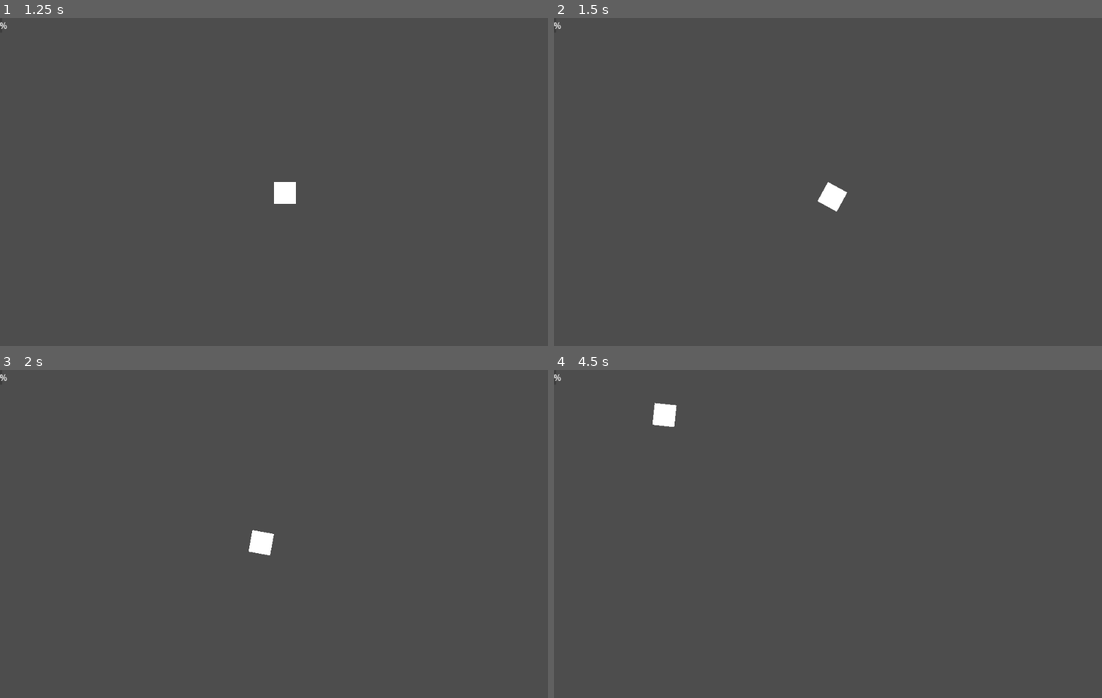
Above: before the commit, frames 1-4 (two rows, left to right).
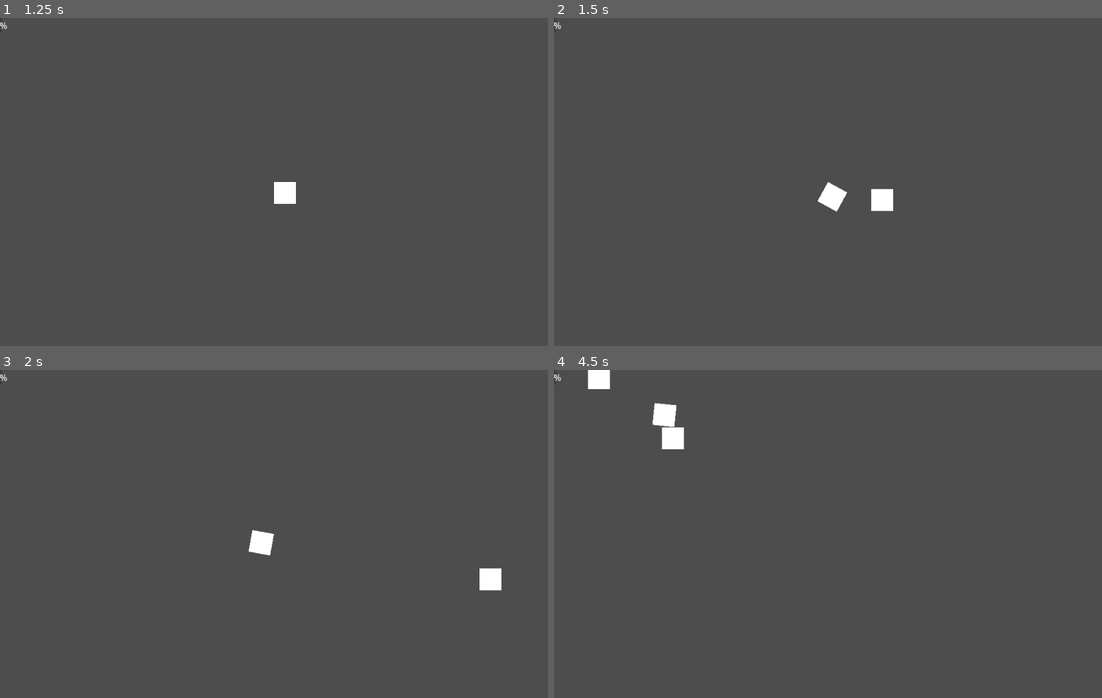
Above: after the commit, the same moments.

Repository: pozbliz/godot_asteroids
Game: Godot game, scene res://main/main.tscn
The game is run twice, just before and just after one commit, with the same random seed, the same clock (stepped at 60 frames per second) and the same inputs.
Inputs (mouse positions are in pixels of both pictures, inside the frame that each line leads up to):
- Up to frame 1 (1.25 s): click "Start Game" at 0.5 s
- Up to frame 2 (1.5 s): tap Enter at 1.25 s; move the mouse to (948, 165) at 1.27 s; hold Right (turn_right) from 1.28 s (still down); tap Space (shoot, bound only after the commit) at 1.35 s; click (948, 165) at 1.42 s
- Up to frame 3 (2 s): keep holding Right (turn_right)
- Up to frame 4 (4.5 s): move the mouse to (718, 550) at 2.02 s; release Right (turn_right) at 2.03 s; hold Down (ui_down) 2.03-2.78 s; tap Space (shoot, bound only after the commit) every 0.75 s from 2.1 to 4.35 s; move the mouse to (882, 461) at 2.77 s; hold Right (turn_right) 2.78-3.53 s; move the mouse to (800, 599) at 3.52 s; hold Up (move_forward) 3.53-4.28 s; click (800, 599) at 3.67 s; move the mouse to (992, 583) at 4.27 s; hold Left (turn_left) from 4.28 s (still down)

Frame 1 is identical in both runs. In frame 2, 0.3% of the frame differs, in the area x 57-62%, y 52-59%; in frame 3, 0.3%; in frame 4, 0.5%, in the area x 6-24%, y 0-25%.

Commit message:
feat: add projectile shooting

Diff:
--- a/player/player.gd
+++ b/player/player.gd
@@ -1,5 +1,7 @@
 extends CharacterBody2D
 
+
+@export var projectile_scene: PackedScene
 
 const ACCELERATION: float = 1.5
 const MAX_SPEED: float = 800.0
@@ -27,3 +29,11 @@
 
 func _unhandled_input(event: InputEvent) -> void:
 	turn_direction = Input.get_axis("turn_left", "turn_right")
+	if Input.is_action_just_pressed("shoot"):
+		shoot()
+
+func shoot():
+	var shot = projectile_scene.instantiate()
+	owner.add_child(shot)
+	shot.global_position = global_position
+	shot.direction = transform.x.normalized()
--- a/player/player.tscn
+++ b/player/player.tscn
@@ -1,9 +1,11 @@
-[gd_scene load_steps=2 format=3 uid="uid://c2os765h43jfg"]
+[gd_scene load_steps=3 format=3 uid="uid://c2os765h43jfg"]
 
 [ext_resource type="Script" uid="uid://cm3ttl5yw8tqv" path="res://player/player.gd" id="1_oul6g"]
+[ext_resource type="PackedScene" uid="uid://cwpgdrgkt7coe" path="res://player/projectile.tscn" id="2_rkbax"]
 
 [node name="Player" type="CharacterBody2D"]
 script = ExtResource("1_oul6g")
+projectile_scene = ExtResource("2_rkbax")
 
 [node name="Sprite2D" type="Sprite2D" parent="."]
 
--- /dev/null
+++ b/player/projectile.gd
@@ -0,0 +1,24 @@
+extends Area2D
+
+
+const PROJECTILE_SPEED: float = 600.0
+
+var direction: Vector2 = Vector2.ZERO
+
+
+signal projectile_hit
+
+
+func _ready() -> void:
+	$VisibleOnScreenNotifier2D.screen_exited.connect(_on_screen_exited)
+
+func _process(delta: float) -> void:
+	var velocity = direction * PROJECTILE_SPEED
+	position += velocity * delta
+
+func _on_area_entered():
+	queue_free()
+	projectile_hit.emit()
+
+func _on_screen_exited():
+	queue_free()
--- /dev/null
+++ b/player/projectile.tscn
@@ -0,0 +1,17 @@
+[gd_scene load_steps=3 format=3 uid="uid://cwpgdrgkt7coe"]
+
+[ext_resource type="Script" uid="uid://ck1fql35u6qlo" path="res://player/projectile.gd" id="1_d1ygb"]
+
+[sub_resource type="RectangleShape2D" id="RectangleShape2D_islhu"]
+
+[node name="Projectile" type="Area2D"]
+script = ExtResource("1_d1ygb")
+
+[node name="ColorRect" type="ColorRect" parent="."]
+offset_right = 40.0
+offset_bottom = 40.0
+
+[node name="CollisionShape2D" type="CollisionShape2D" parent="."]
+shape = SubResource("RectangleShape2D_islhu")
+
+[node name="VisibleOnScreenNotifier2D" type="VisibleOnScreenNotifier2D" parent="."]
--- a/project.godot
+++ b/project.godot
@@ -50,3 +50,8 @@
 , Object(InputEventKey,"resource_local_to_scene":false,"resource_name":"","device":-1,"window_id":0,"alt_pressed":false …(183 unchanged characters)…
 ]
 }
+shoot={
+"deadzone": 0.2,
+"events": [Object(InputEventKey,"resource_local_to_scene":false,"resource_name":"","device":-1,"window_id":0,"alt_pressed":false,"shift_pressed":false,"ctrl_pressed":false,"meta_pressed":false,"pressed":false,"keycode":0,"physical_keycode":32,"key_label":0,"unicode":32,"location":0,"echo":false,"script":null)
+]
+}
Not shown, added: player/projectile.gd.uid
